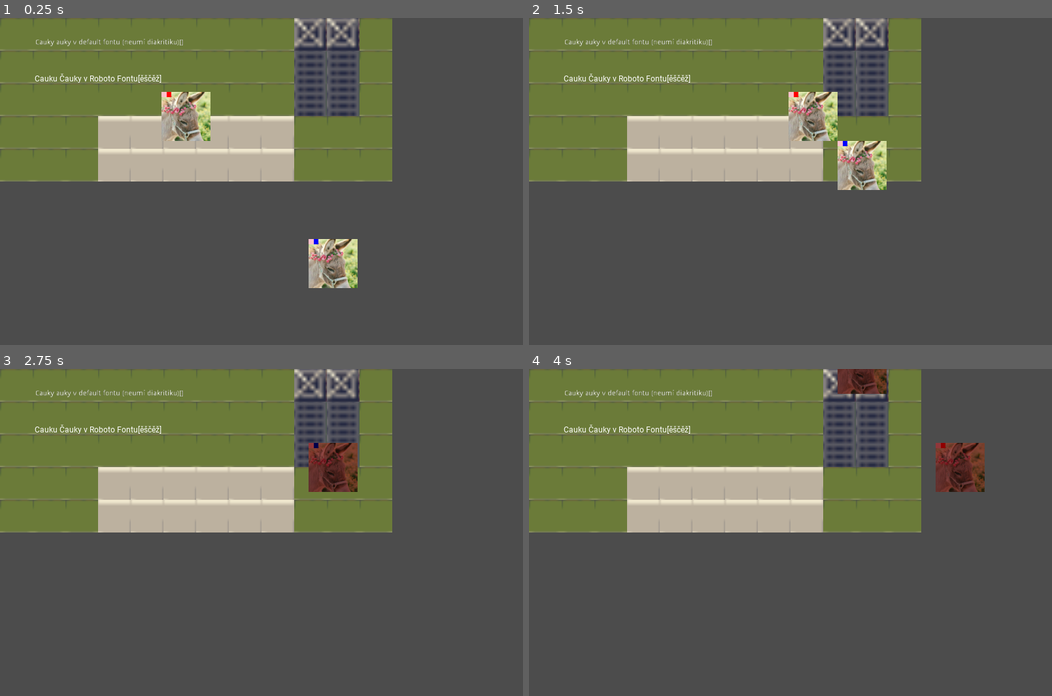
Above: before the commit, frames 1-4 (two rows, left to right).
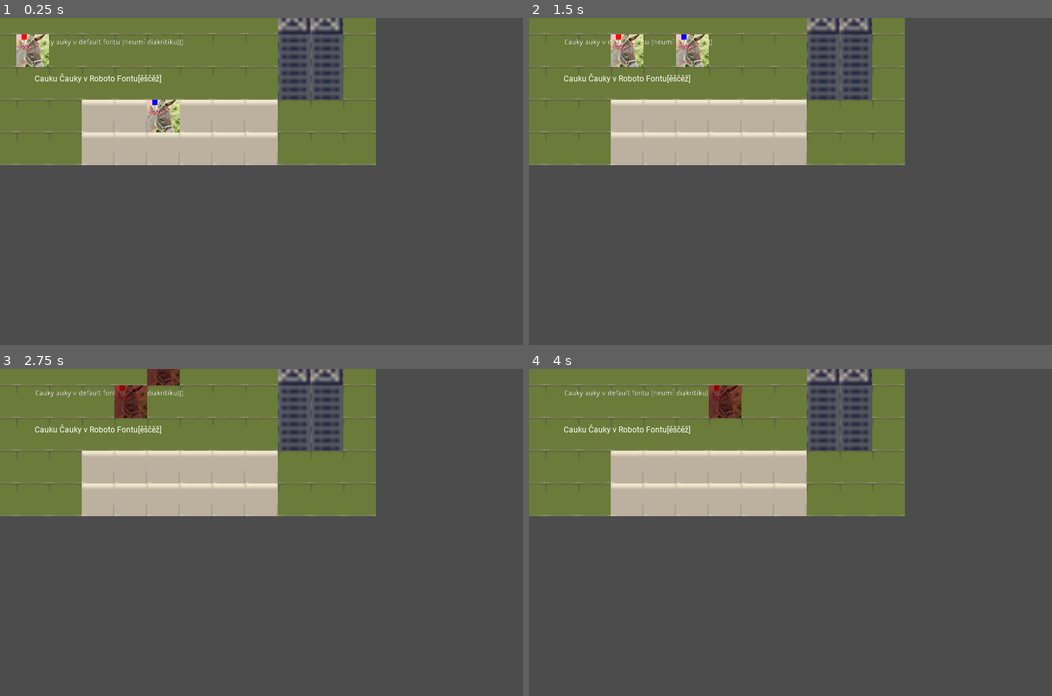
Above: after the commit, the same moments.

Repository: allemansratten/sos
Game: Godot game, scene res://scenes/game.tscn
Two runs of this game, one before a commit and one after it. Both use one fixed random seed, a clock stepped at 60 frames per second and the inputs below.
Inputs (mouse positions are in pixels of both pictures, inside the frame that each line leads up to):
- Up to frame 1 (0.25 s): no input
- Up to frame 2 (1.5 s): tap Enter at 0.5 s; move the mouse to (670, 50) at 0.52 s; click (670, 50) at 0.67 s; tap Space at 1.25 s; move the mouse to (644, 83) at 1.27 s; click (644, 83) at 1.42 s
- Up to frame 3 (2.75 s): tap Enter at 2 s; move the mouse to (313, 460) at 2.02 s; click (313, 460) at 2.17 s
- Up to frame 4 (4 s): tap Space at 2.75 s; move the mouse to (764, 597) at 2.77 s; click (764, 597) at 2.92 s; tap Enter at 3.5 s; move the mouse to (947, 581) at 3.52 s; click (947, 581) at 3.67 s

The runs differ from the first frame. In frame 1, 16% of the frame differs, in the area x 0-75%, y 0-83%; in frame 2, 16%; in frame 3, 15%; in frame 4, 16%.

Commit message:
Make Partner axis-aligned

Diff:
--- a/scenes/game.tscn
+++ b/scenes/game.tscn
@@ -14,6 +14,7 @@
 script = ExtResource( 4 )
 
 [node name="Map" parent="." instance=ExtResource( 6 )]
+position = Vector2( -32, -32 )
 
 [node name="RichTextLabel" type="RichTextLabel" parent="."]
 margin_left = 69.0
@@ -33,6 +34,5 @@
 script = ExtResource( 2 )
 
 [node name="PartnerDriver" type="Node2D" parent="."]
-position = Vector2( 172, 193 )
 script = ExtResource( 3 )
 partner_scene = ExtResource( 5 )
--- a/scenes/partner.tscn
+++ b/scenes/partner.tscn
@@ -4,12 +4,15 @@
 [ext_resource path="res://resources/donkey.png" type="Texture" id=2]
 
 [sub_resource type="RectangleShape2D" id=1]
-extents = Vector2( 48, 48 )
+extents = Vector2( 64, 64 )
 
 [node name="Partner" type="Area2D"]
+position = Vector2( 32, 32 )
 script = ExtResource( 1 )
 
 [node name="Sprite" type="Sprite" parent="."]
+position = Vector2( -1.90735e-06, -1.90735e-06 )
+scale = Vector2( 0.666667, 0.666667 )
 texture = ExtResource( 2 )
 
 [node name="CollisionShape2D" type="CollisionShape2D" parent="."]
--- a/scripts/partner.gd
+++ b/scripts/partner.gd
@@ -5,7 +5,9 @@
 
 # frame every 3/4 a second
 const SPEED_TIMESTEP = 0.75
-var speed = 96
+const STEP_SIZE = 64
+
+var speed = STEP_SIZE
 var dir_x = 0
 var dir_y = 0
 
@@ -35,8 +37,8 @@
 
 	for c_i in range(len(colors)):
 		var flag = ColorRect.new()
-		flag.rect_position.x = -48 + c_i*10
-		flag.rect_position.y = -48
+		flag.rect_position.x = -STEP_SIZE/2 + c_i*10
+		flag.rect_position.y = -STEP_SIZE/2
 		flag.color = ColorN(colors[c_i], 1)
 		flag.rect_size.x = 10
 		flag.rect_size.y = 10
--- a/scripts/partner_driver.gd
+++ b/scripts/partner_driver.gd
@@ -16,11 +16,12 @@
 	partner_i += 1
 	if partner_i == 1:
 		partner.dir_x = 1
-		partner.position.x = 96*2
+		partner.position.x = 64
+		partner.position.y = 64
 	elif partner_i == 2:
 		partner.dir_y = -1
-		partner.position.x = 96*5
-		partner.position.y = 96*3
+		partner.position.x = 64*5
+		partner.position.y = 64*3
 
 	add_child(partner)
 
